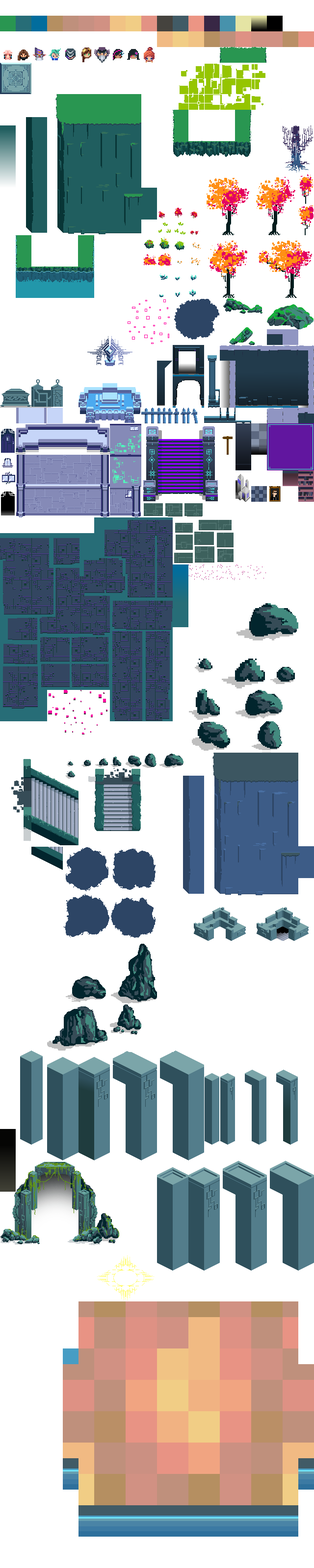
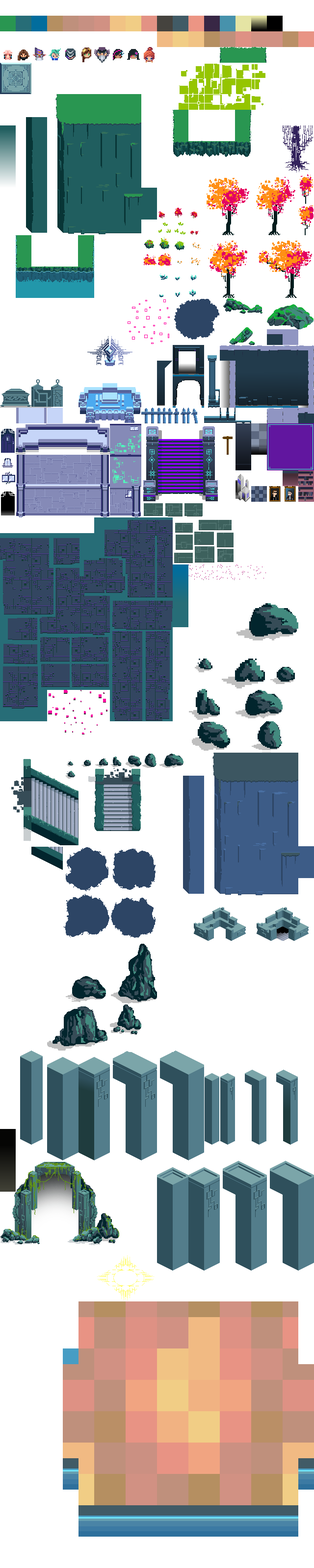
Comparing the layer stacks of the two 314x1568 images. Changes:
painted on "tree trunk" over [282, 125, 313, 502]
